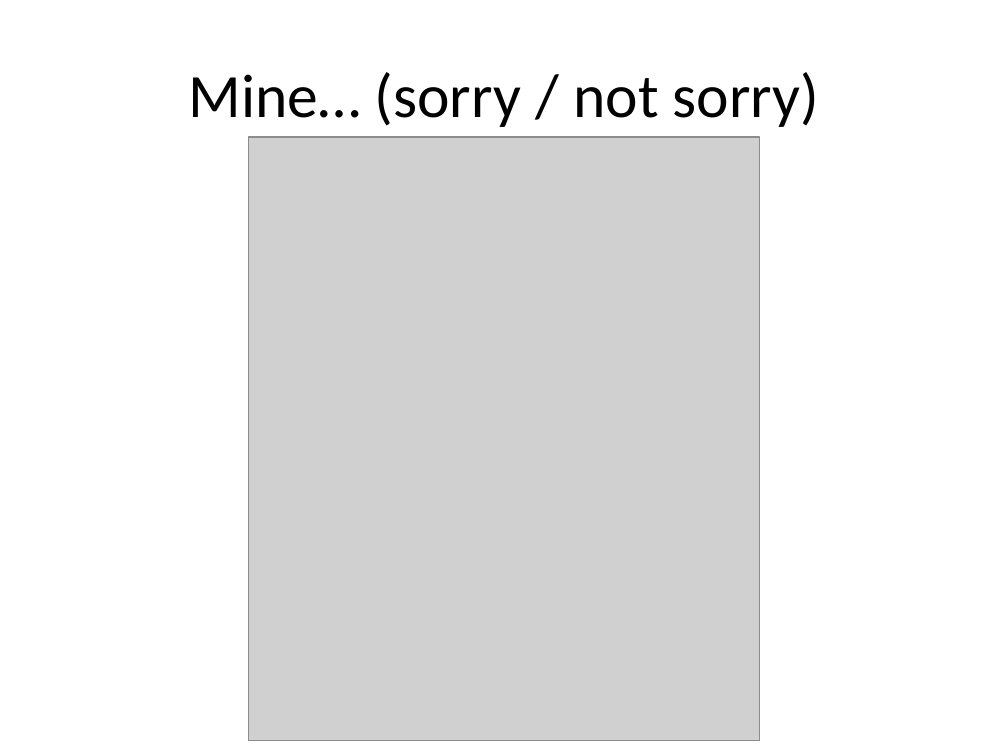
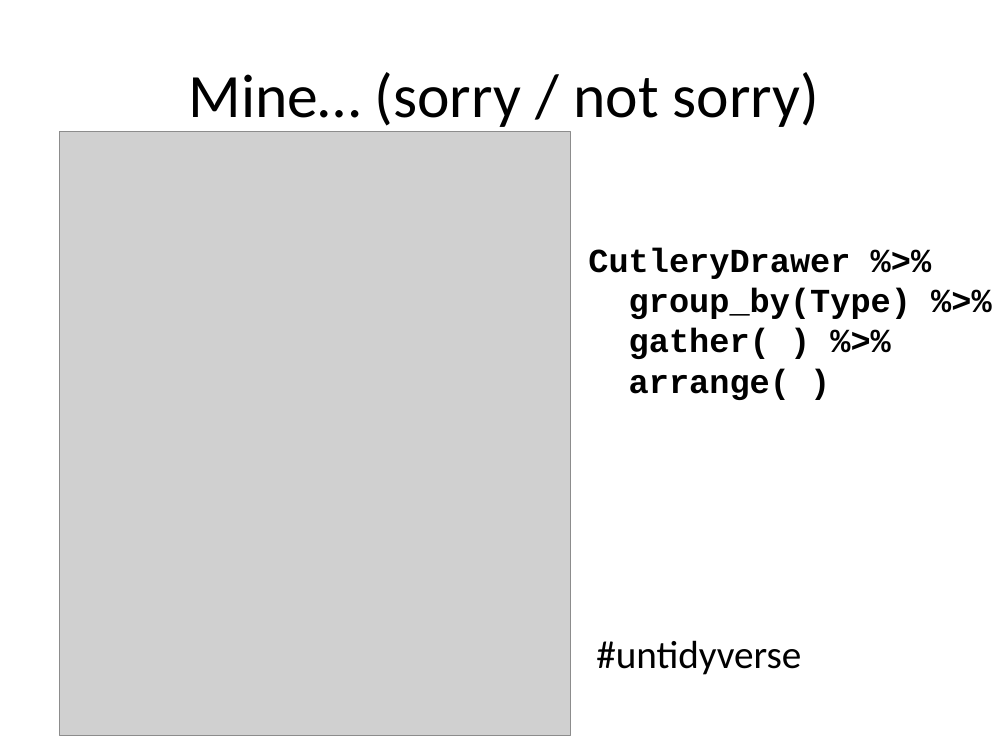
Before and after one commit to MikeKSmith/RStudioConf2019, a slide deck: slide 5 of The lazy and easily distracted report writer.pptx. Drawn at 1008x756 pixels with LibreOffice and Linux fonts; fonts in the diff are those of the drawing; grey boxes stand for pictures. Boxes give left, top, right and bottom in pixels: in the first picture for what was removed or moved away, otherwise in the second. Text is boxed around its words. In the diff, an @@ line names an element or a change of style, - is before the commit and + after.

Commit message:
#untidyverse

```diff
--- a/The lazy and easily distracted report writer.pptx
+++ b/The lazy and easily distracted report writer.pptx
@@ picture moved from (x1=249, y1=137, x2=760, y2=741) to (x1=59, y1=132, x2=571, y2=736) @@
@@ text added at (x1=588, y1=247, x2=911, y2=400), 24 pt, text #000000, bold @@
+CutleryDrawer %>%
+group_by(Type) %>%
+gather( ) %>%
+arrange( )
@@ text added at (x1=596, y1=640, x2=801, y2=675), 28 pt, text #000000 @@
+#untidyverse
```
Also in this commit, not shown: 5 other slides changed, 1 other file.
